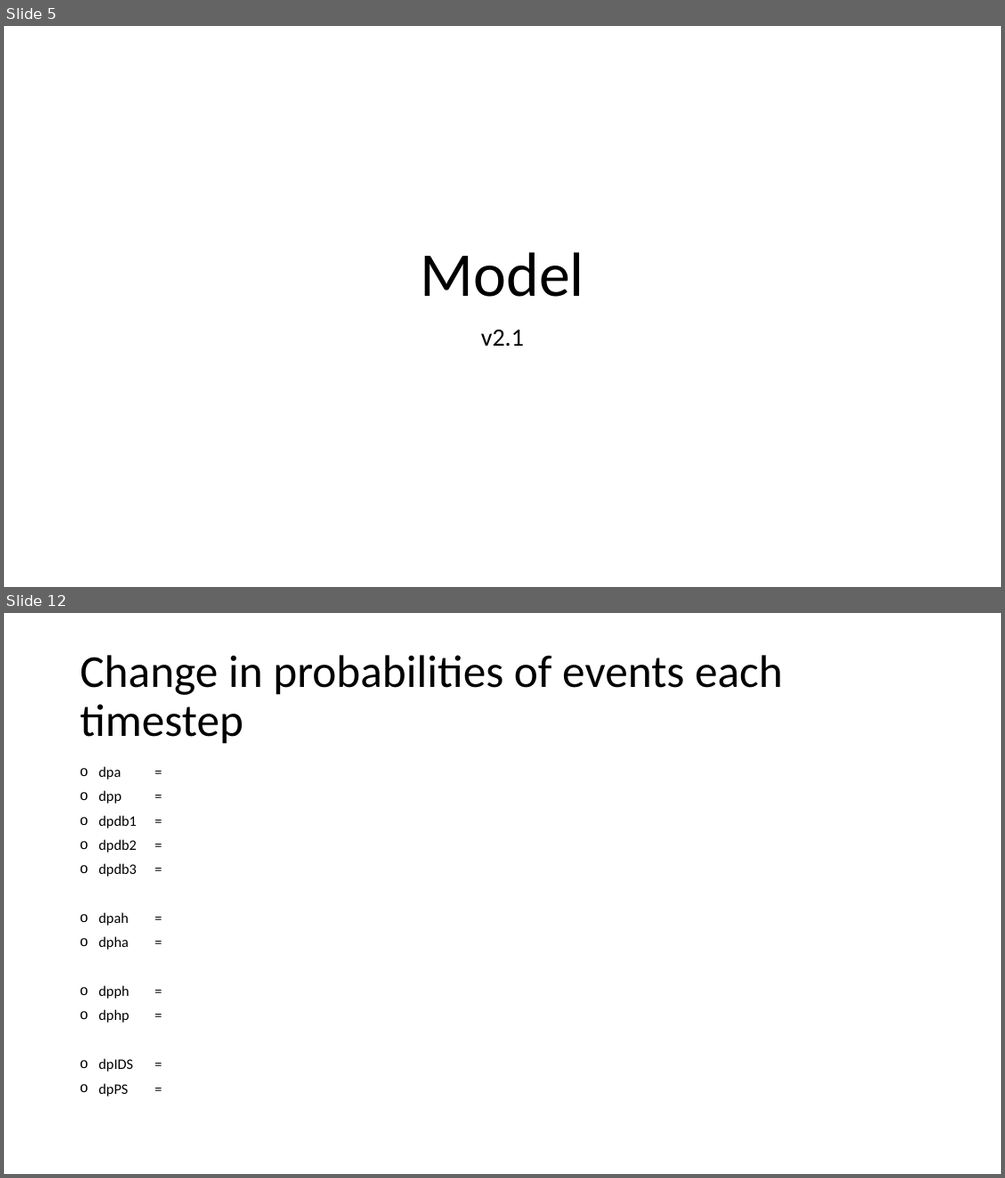
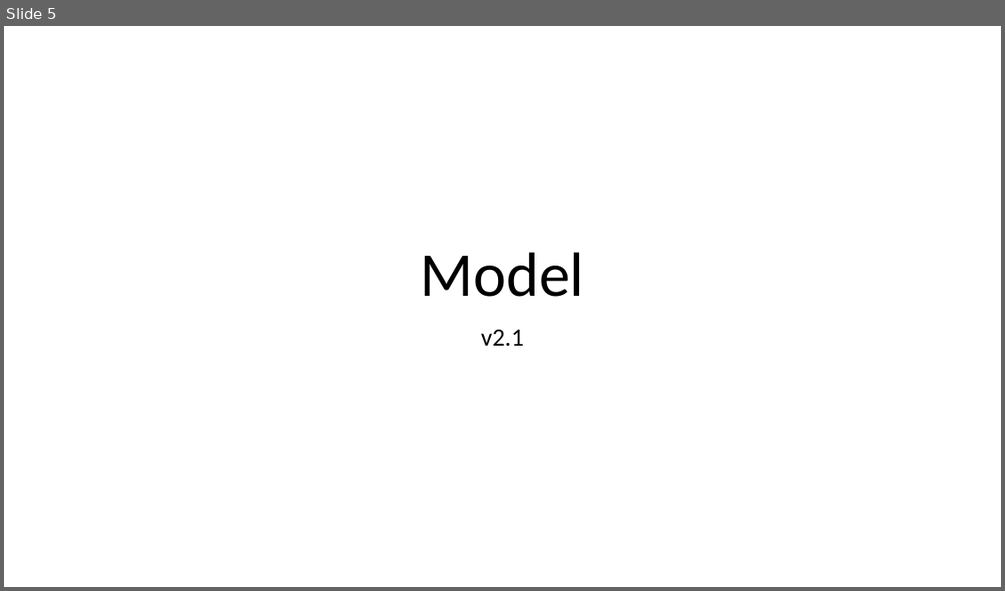
Before and after one commit to cailllev/PA, a slide deck: Model.pptx. Shown one above the other, each under a label of ours: slides 5 and 12 before the commit, slide 5 after it; the slides between them are not shown. The pictures are 1005x1178 and 1005x591 pixels, drawn with LibreOffice and Linux fonts; fonts in the diff are those of the drawing. Boxes give left, top, right and bottom in pixels: in the first picture for what was removed or moved away, otherwise in the second. Text is boxed around its words. In the diff, an @@ line names an element or a change of style, - is before the commit and + after.

```diff
--- a/Model.pptx
+++ b/Model.pptx
@@ slide 12 removed at box(4, 613, 1001, 1174), background #FFFFFF @@
@@ title removed at box(80, 655, 783, 744) @@
-Change in probabilities of events each timestep
@@ text removed at box(98, 766, 137, 1096) @@
-o dpa =
-o dpp =
-o dpdb1 =
-o dpdb2 =
-o dpdb3 =
-o dpah =
-o dpha =
-o dpph =
-o dphp =
-o dpIDS =
-o dpPS =
```
Also in this commit, not shown: 6 slides changed, 1 slide added, 1 other slide removed.
